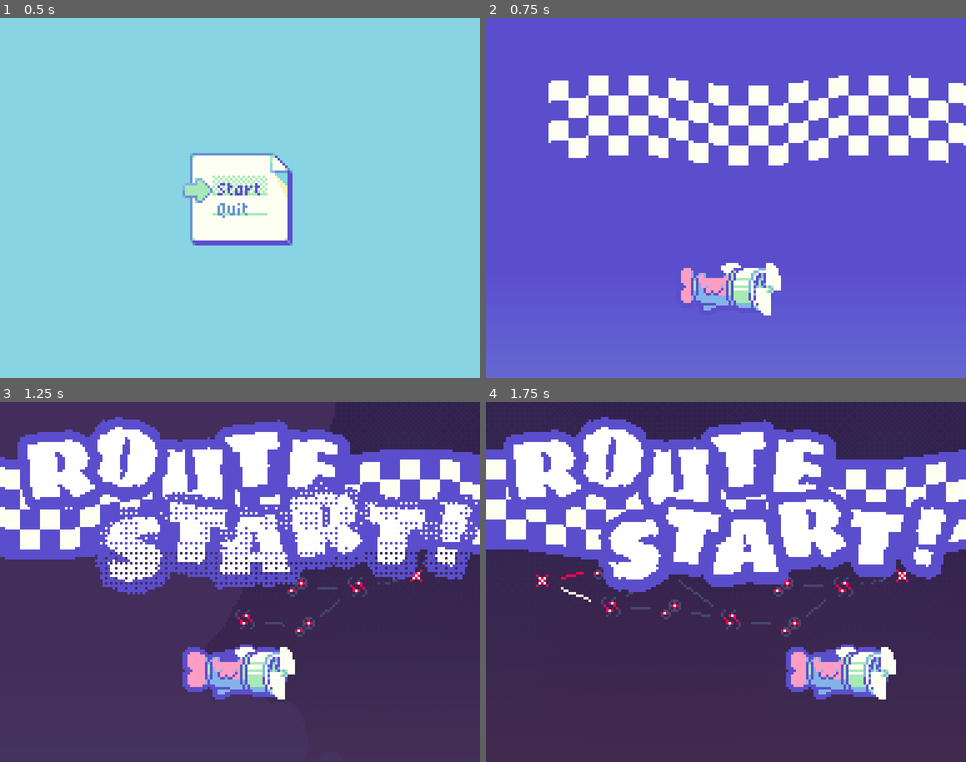
Above: before the commit, frames 1-4 (two rows, left to right).
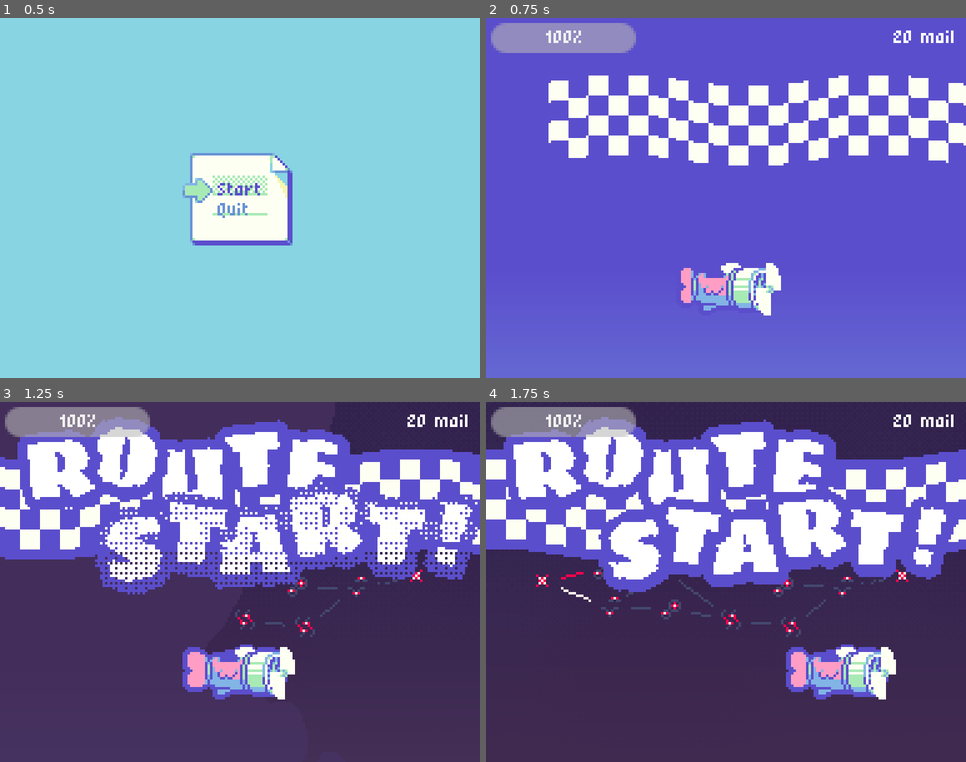
Above: after the commit, the same moments.

Repository: webcatzz/bjay
Game: Godot game, scene res://scenes/ui/title/title.tscn
Same seed, same stepped clock (60 frames per second), same inputs: the game is played once before the commit and once after it.
Inputs (mouse positions are in pixels of both pictures, inside the frame that each line leads up to):
- Up to frame 1 (0.5 s): no input
- Up to frame 2 (0.75 s): click "Start" at 0.5 s
- Up to frame 3 (1.25 s): no input
- Up to frame 4 (1.75 s): tap Enter (ui_accept) at 1.25, 1.52 s; move the mouse to (831, 564) at 1.27 s; hold D (move_right) from 1.28 s (still down); hold Space (dash) from 1.28 s (still down); click (831, 564) at 1.42 s

Frame 1 is identical in both runs. In frame 2, 2.6% of the frame differs, in the area x 1-98%, y 1-10%; in frame 3, 2.8%; in frame 4, 2.9%, in the area x 1-98%, y 1-66%.

Commit message:
bird test

Diff:
--- /dev/null
+++ b/assets/right_to_left_path.tres
@@ -0,0 +1,7 @@
+[gd_resource type="Curve2D" format=3 uid="uid://dnp783ntj022a"]
+
+[resource]
+_data = {
+"points": PackedVector2Array(0, 0, 0, 0, 224, 0, 0, 0, 0, 0, -32, 0)
+}
+point_count = 2
--- /dev/null
+++ b/resources/place_type/bird.tres
@@ -0,0 +1,15 @@
+[gd_resource type="Resource" script_class="PlaceType" load_steps=5 format=3 uid="uid://cl2arihj6xq32"]
+
+[ext_resource type="Script" uid="uid://hetqo4unus61" path="res://resources/place_type/place_type.gd" id="1_fm8vx"]
+[ext_resource type="Texture2D" uid="uid://dd4oljy8xd4fm" path="res://assets/map_icons.png" id="1_kfuv6"]
+[ext_resource type="PackedScene" uid="uid://dy1rv5pe40t0t" path="res://scenes/route/phases/bird/bird_phase.tscn" id="2_kfuv6"]
+
+[sub_resource type="AtlasTexture" id="AtlasTexture_exnwf"]
+atlas = ExtResource("1_kfuv6")
+region = Rect2(40, 0, 8, 8)
+
+[resource]
+script = ExtResource("1_fm8vx")
+icon = SubResource("AtlasTexture_exnwf")
+scene = ExtResource("2_kfuv6")
+metadata/_custom_type_script = "uid://hetqo4unus61"
--- a/scenes/map.gd
+++ b/scenes/map.gd
@@ -3,6 +3,7 @@
 const PLACE_WEIGHTS: Dictionary[String, float] = {
 	droplet = 1.0,
 	heat = 1.0,
+	bird = 0.75,
 	glass = 0.75,
 	lightning = 0.25,
 }
--- a/scenes/route/parts/player.gd
+++ b/scenes/route/parts/player.gd
@@ -65,7 +65,7 @@
 	state = State.DASH
 	set_invincible(true)
 
-	var motion: Vector2 = (input if input else Vector2.RIGHT) * 100.
+	var motion: Vector2 = (input if input else Vector2.RIGHT) * 100.0
 	var params := PhysicsShapeQueryParameters2D.new()
 	params.collision_mask = 0b10
 	params.shape = $Collision.shape
@@ -110,7 +110,7 @@
 	tween.tween_property(node, ^"scale", Vector2.ONE, 0.25).from(Vector2.ZERO)
 	tween.tween_property(node, ^"position:y", Route.RECT.position.y, 0.5)
 	await tween.finished
-	node.position.x = Route.randf_along(0)
+	node.position.x = Route.randf_along(0, -16.0)
 	Route.guide(node, preload("res://assets/parachute_path.tres"), 32.0)
 
 
--- a/scenes/route/parts/player.tscn
+++ b/scenes/route/parts/player.tscn
@@ -262,7 +262,6 @@
 }
 
 [node name="UI" type="CanvasLayer" parent="."]
-visible = false
 
 [node name="HealthBar" type="ProgressBar" parent="UI"]
 offset_left = 2.0
--- /dev/null
+++ b/scenes/route/phases/bird/bird.tscn
@@ -0,0 +1,42 @@
+[gd_scene load_steps=7 format=3 uid="uid://bnetujr7sq5rn"]
+
+[ext_resource type="Texture2D" uid="uid://cue0invlq64k4" path="res://assets/bird.png" id="1_vvhwd"]
+[ext_resource type="PackedScene" uid="uid://ds5fphucp3sqr" path="res://scenes/route/parts/hitbox.tscn" id="2_lc23i"]
+
+[sub_resource type="AtlasTexture" id="AtlasTexture_lc23i"]
+atlas = ExtResource("1_vvhwd")
+region = Rect2(0, 0, 16, 9)
+
+[sub_resource type="AtlasTexture" id="AtlasTexture_6d3hk"]
+atlas = ExtResource("1_vvhwd")
+region = Rect2(16, 0, 16, 9)
+
+[sub_resource type="SpriteFrames" id="SpriteFrames_ql54n"]
+animations = [{
+"frames": [{
+"duration": 1.0,
+"texture": SubResource("AtlasTexture_lc23i")
+}, {
+"duration": 1.0,
+"texture": SubResource("AtlasTexture_6d3hk")
+}],
+"loop": true,
+"name": &"default",
+"speed": 2.0
+}]
+
+[sub_resource type="CircleShape2D" id="CircleShape2D_lc23i"]
+radius = 4.0
+
+[node name="Bird" type="Node2D"]
+
+[node name="Sprite" type="AnimatedSprite2D" parent="."]
+sprite_frames = SubResource("SpriteFrames_ql54n")
+autoplay = "default"
+frame_progress = 0.141027
+offset = Vector2(0, 0.5)
+
+[node name="Hitbox" parent="." instance=ExtResource("2_lc23i")]
+
+[node name="Collision" type="CollisionShape2D" parent="Hitbox"]
+shape = SubResource("CircleShape2D_lc23i")
--- /dev/null
+++ b/scenes/route/phases/bird/bird_phase.gd
@@ -0,0 +1,33 @@
+extends Phase
+
+
+func _ready() -> void:
+	await get_tree().create_timer(0.5).timeout
+	bird_arrow(Route.along(1, 0.25), 6, Vector2(24.0, 16.0), 64.0)
+	await get_tree().create_timer(2.0).timeout
+	await bird_arrow(Route.along(1, 0.75), 6, Vector2(24.0, 16.0), 48.0)
+	await bird_flurry(Route.along(1, 0.5))
+	await get_tree().create_timer(1.0).timeout
+	end()
+
+
+func bird(y: float, speed: float) -> void:
+	var node := preload("res://scenes/route/phases/bird/bird.tscn").instantiate()
+	node.position.y = y
+	add_child(node)
+	Route.guide(node, preload("res://assets/right_to_left_path.tres"), speed)
+
+
+func bird_arrow(y: float, depth: int, spacing: Vector2, speed: float) -> void:
+	spacing.x /= speed
+	bird(y, speed)
+	for i: int in range(1, depth):
+		await get_tree().create_timer(spacing.x).timeout
+		bird(y - i * spacing.y, speed)
+		bird(y + i * spacing.y, speed)
+
+
+func bird_flurry(y: float) -> void:
+	for i: int in 8:
+		await bird_arrow(y, 2, Vector2(16.0, 10.0), 256.0)
+		await get_tree().create_timer(0.1).timeout
--- /dev/null
+++ b/scenes/route/phases/bird/bird_phase.tscn
@@ -0,0 +1,16 @@
+[gd_scene load_steps=2 format=3 uid="uid://dy1rv5pe40t0t"]
+
+[ext_resource type="Script" uid="uid://cb4yif2kak8cw" path="res://scenes/route/phases/bird/bird_phase.gd" id="1_w56wj"]
+
+[node name="BirdPhase" type="Node"]
+script = ExtResource("1_w56wj")
+metadata/_custom_type_script = "uid://cya5l21i60qn2"
+
+[node name="Background" type="ColorRect" parent="."]
+z_index = -99
+anchors_preset = 15
+anchor_right = 1.0
+anchor_bottom = 1.0
+grow_horizontal = 2
+grow_vertical = 2
+color = Color(0.533333, 0.831373, 0.890196, 1)
Binary file added: assets/bird.png
Not shown, added: assets/bird.png.import
Binary file changed: assets/map_icons.png
Binary file changed: mockup.aseprite
Not shown, added: scenes/route/phases/bird/bird_phase.gd.uid
